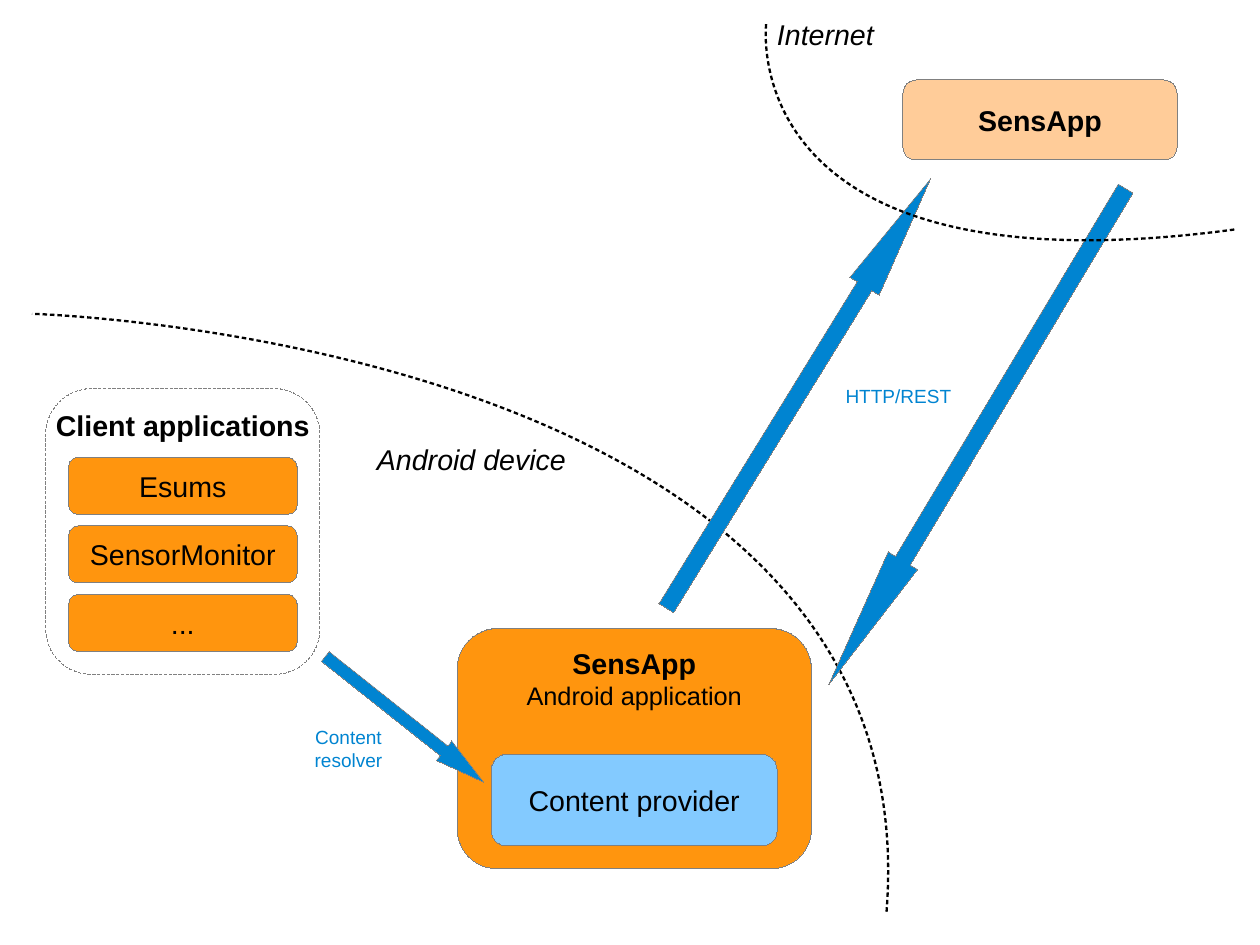
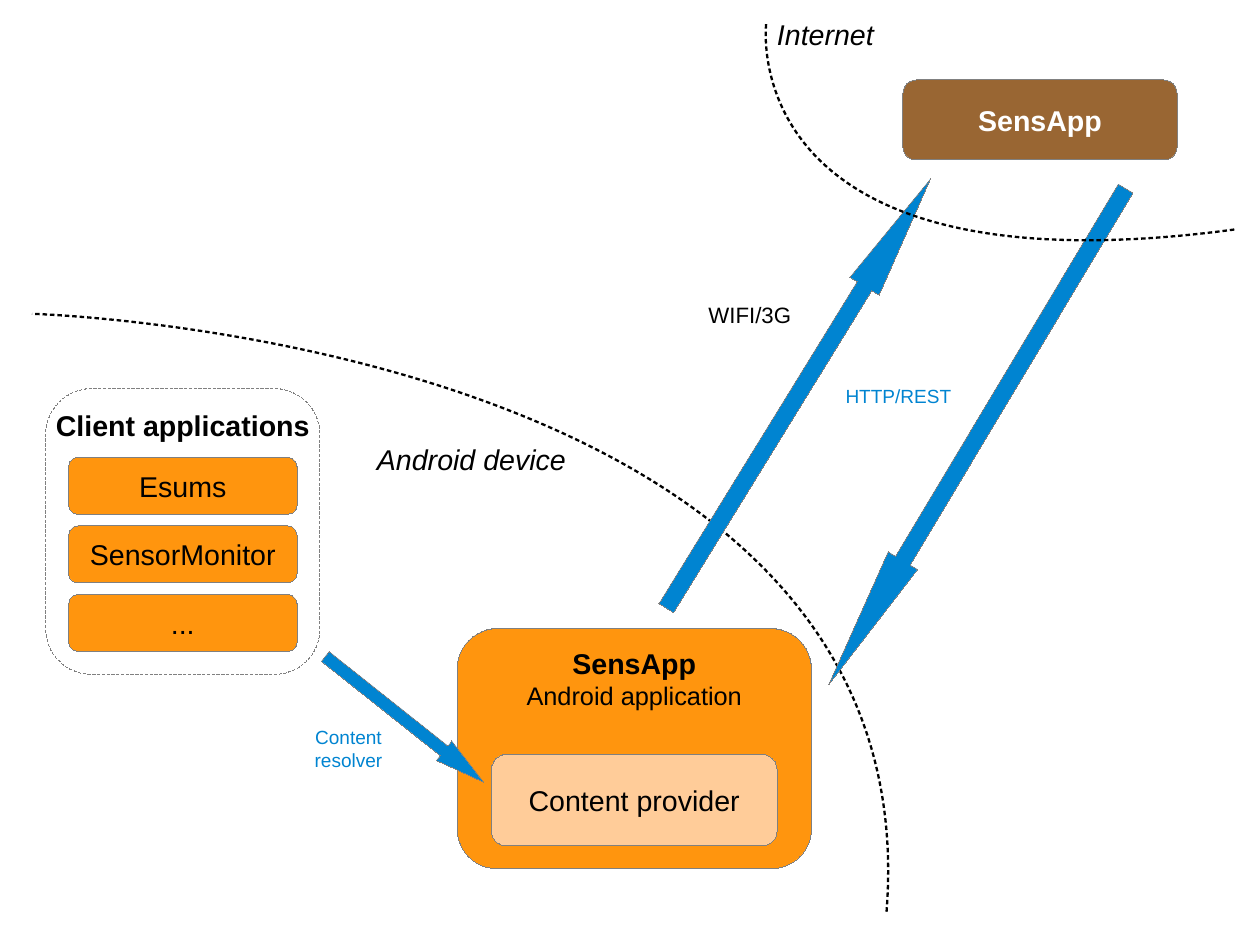
Before and after one commit to SINTEF-9012/sensapp-android, a slide deck: slide 2 of doc/sensapp_overview.odp. Drawn at 1260x945 pixels with LibreOffice and Linux fonts; fonts in the diff are those of the drawing. Boxes give left, top, right and bottom in pixels: in the first picture for what was removed or moved away, otherwise in the second. Text is boxed around its words. In the diff, an @@ line names an element or a change of style, - is before the commit and + after.

Commit message:
Update diagram

```diff
--- a/doc/sensapp_overview.odp
+++ b/doc/sensapp_overview.odp
@@ rounded rectangle "SensApp" at bbox=[903, 80, 1178, 160]: text colour #000000 to #FFFFFF; fill #FFCC99 to #996633 @@
@@ text added at bbox=[708, 307, 791, 324], 14 pt, text #000000 @@
+WIFI/3G
@@ rounded rectangle "Content provider" at bbox=[492, 755, 777, 846]: fill #83CAFF to #FFCC99 @@
```
